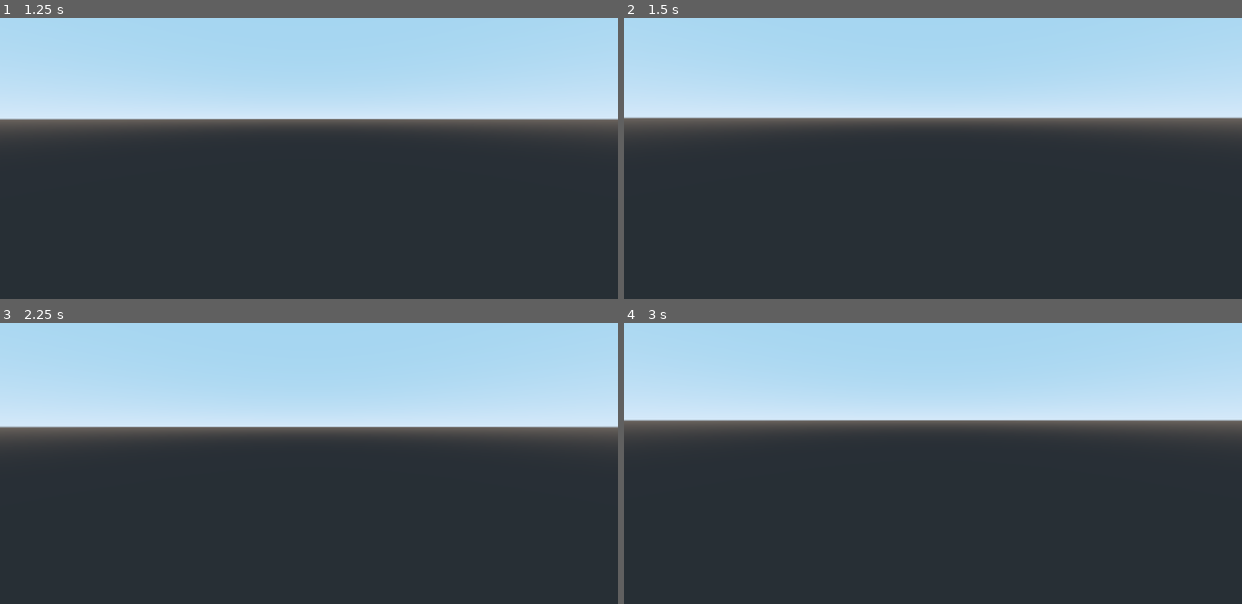
Above: before the commit, frames 1-4 (two rows, left to right).
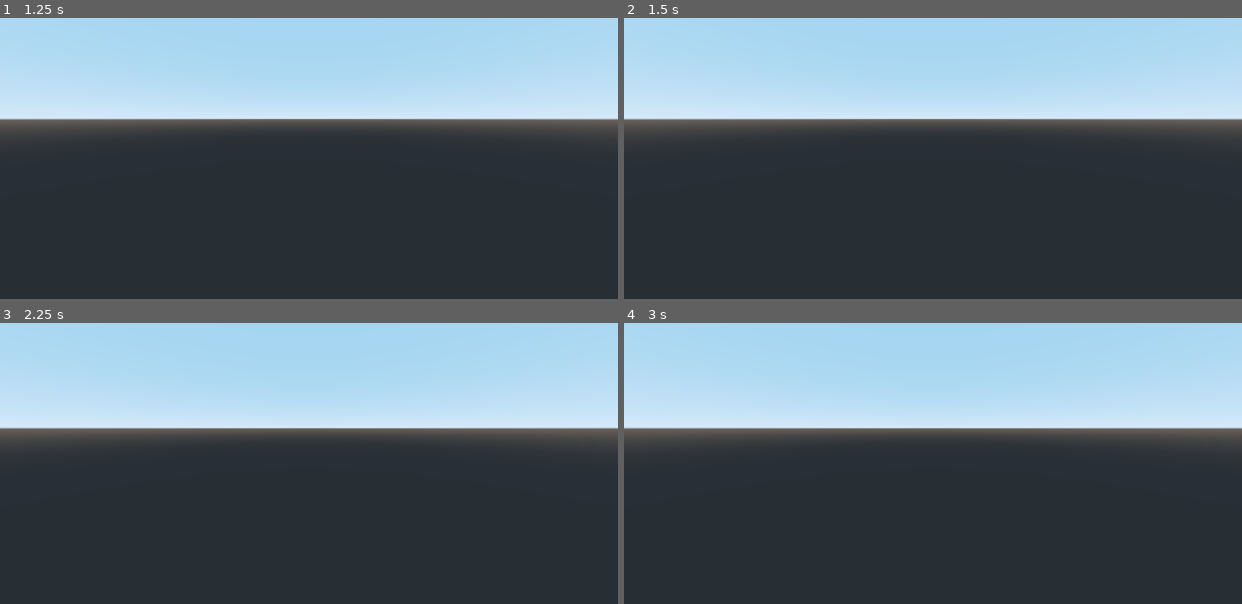
Above: after the commit, the same moments.

Repository: Libre-Hacker/Barricade
Game: Godot game, scene res://assets/player/FPSPlayer.tscn
Same seed, same stepped clock (60 frames per second), same inputs: the game is played once before the commit and once after it.
Inputs (mouse positions are in pixels of both pictures, inside the frame that each line leads up to):
- Up to frame 1 (1.25 s): tap Enter at 0.5 s; move the mouse to (339, 116) at 0.52 s; hold W (move_forward) from 0.53 s (still down); hold Shift (rotate_prop, bound only after the commit) from 0.53 s (still down); tap E (interact, bound only after the commit) at 0.6 s; tap Space (jump) at 0.77 s
- Up to frame 2 (1.5 s): keep holding W (move_forward); tap Space (jump) at 1.25 s; move the mouse to (902, 119) at 1.27 s; release Shift (rotate_prop, bound only after the commit) at 1.28 s; tap Shift (rotate_prop, bound only after the commit) at 1.35 s
- Up to frame 3 (2.25 s): keep holding W (move_forward); tap Space (jump) at 1.52 s; tap E (interact, bound only after the commit) at 1.55, 2.1 s; tap Enter at 2 s; move the mouse to (321, 415) at 2.02 s; hold Shift (rotate_prop, bound only after the commit) from 2.03 s (still down)
- Up to frame 4 (3 s): keep holding W (move_forward); tap Space (jump) at 2.75 s; move the mouse to (926, 429) at 2.77 s; release Shift (rotate_prop, bound only after the commit) at 2.78 s; tap Shift (rotate_prop, bound only after the commit) at 2.85 s

Frame 1 is identical in both runs. In frame 2, 0.8% of the frame differs, in the area x 0-100%, y 35-37%; in frame 3, 0.8%; in frame 4, 4.5%, in the area x 0-100%, y 34-40%.

Commit message:
Added: Picking up and rotating props
+ Players can pickup, drop, and throw props.
+ Players can rotate props they are holding.
< Refactoring to some scripts to be more uniform.
< Modified DevLvlFPSController

Diff:
--- /dev/null
+++ b/assets/Props/PropCrate.tscn
@@ -0,0 +1,24 @@
+[gd_scene load_steps=4 format=2]
+
+[ext_resource path="res://assets/Props/scripts/Prop.gd" type="Script" id=1]
+
+[sub_resource type="CubeMesh" id=1]
+
+[sub_resource type="BoxShape" id=2]
+
+[node name="RigidBody" type="RigidBody" groups=[
+"Props",
+]]
+collision_layer = 4
+collision_mask = 3
+angular_damp = 2.0
+script = ExtResource( 1 )
+
+[node name="MeshInstance" type="MeshInstance" parent="."]
+transform = Transform( 0.5, 0, 0, 0, 0.5, 0, 0, 0, 0.5, 0, 0, 0 )
+mesh = SubResource( 1 )
+material/0 = null
+
+[node name="CollisionShape" type="CollisionShape" parent="."]
+transform = Transform( 0.5, 0, 0, 0, 0.5, 0, 0, 0, 0.5, 0, 0, 0 )
+shape = SubResource( 2 )
--- /dev/null
+++ b/assets/Props/scripts/Prop.gd
@@ -0,0 +1,38 @@
+extends RigidBody
+
+var nodeToFollow : Node
+var isPickedUp : bool = false
+export (float, 1, 20, 0.1) var followSpeed : float = 7.5
+
+func _physics_process(_delta):
+	followPoint()
+
+# Sets class variables to enable pickup.
+# Called from outside class.
+func pickup(assignedNode):
+	if(isPickedUp == false):
+		set_collision_mask_bit(1, false) # Change collision mask so this can't be detected by other rays.
+		nodeToFollow = assignedNode
+		isPickedUp = true
+	else:
+		print("Prop already in use.")
+
+# Resets class variables to defaults.
+# Called from outside class.
+func drop():
+	set_collision_mask_bit(1, true)
+	nodeToFollow = null
+	isPickedUp = false
+
+# Moves this object to the nodeToFollow variable.
+func followPoint():
+	if(isPickedUp):
+		var moveDistance = (nodeToFollow.global_transform.origin - transform.origin)
+		linear_velocity = moveDistance * followSpeed # Use physics to detect collisions.
+
+# Rotates this object relative to the nodeToFollow.
+func rotateProp(mouseMovement):
+	var x = deg2rad(mouseMovement.y)
+	var y = deg2rad(mouseMovement.x)
+	global_rotate(nodeToFollow.transform.basis.y, y)
+	rotate(nodeToFollow.global_transform.basis.x, x)
--- a/assets/player/FPSPlayer.tscn
+++ b/assets/player/FPSPlayer.tscn
@@ -1,13 +1,16 @@
-[gd_scene load_steps=5 format=2]
+[gd_scene load_steps=6 format=2]
 
 [ext_resource path="res://assets/player/scenes/FPSCamera.tscn" type="PackedScene" id=1]
 [ext_resource path="res://assets/player/meshes/scenes/FPSMesh.tscn" type="PackedScene" id=2]
 [ext_resource path="res://assets/player/scripts/FPSController.gd" type="Script" id=3]
+[ext_resource path="res://assets/player/scripts/Interact.gd" type="Script" id=4]
 
 [sub_resource type="CapsuleShape" id=1]
 radius = 0.5
 
 [node name="FPSPlayer" type="KinematicBody"]
+collision_layer = 2
+collision_mask = 5
 script = ExtResource( 3 )
 
 [node name="CollisionShape" type="CollisionShape" parent="."]
@@ -18,4 +21,15 @@
 transform = Transform( -1, 0, -1.50996e-07, 0, 1, 0, 1.50996e-07, 0, -1, 0, 1.8, 0 )
 playerNodePath = NodePath("..")
 
+[node name="InteractionRayCast" type="RayCast" parent="Camera"]
+transform = Transform( -1, 0, 1.50996e-07, 0, 1, 0, -1.50996e-07, 0, -1, 0, 0, 0 )
+enabled = true
+cast_to = Vector3( 0, 0, 2 )
+collision_mask = 4
+script = ExtResource( 4 )
+ignoreOwner = true
+
+[node name="HoldPoint" type="Position3D" parent="Camera/InteractionRayCast"]
+transform = Transform( -1, 0, -1.50996e-07, 0, 1, 0, 1.50996e-07, 0, -1, 3.01992e-07, 0, 2 )
+
 [node name="FPSMesh" parent="." instance=ExtResource( 2 )]
--- /dev/null
+++ b/assets/player/scenes/InteractionRayCast.tscn
@@ -0,0 +1,14 @@
+[gd_scene load_steps=2 format=2]
+
+[ext_resource path="res://assets/player/scripts/Interact.gd" type="Script" id=1]
+
+[node name="InteractionRayCast" type="RayCast"]
+transform = Transform( -1, 0, 1.50996e-07, 0, 1, 0, -1.50996e-07, 0, -1, 0, 0, 0 )
+enabled = true
+cast_to = Vector3( 0, 0, 2 )
+collision_mask = 4
+script = ExtResource( 1 )
+maxInteractionDistance = 2.5
+ignoreOwner = true
+
+[node name="HoldPoint" type="Position3D" parent="."]
--- a/assets/player/scripts/FPSCamera.gd
+++ b/assets/player/scripts/FPSCamera.gd
@@ -1,8 +1,8 @@
 extends Camera
 
 export var mounseSensitivity : float = 0.1
-export(float, 0, 90, 0.1) var maxLookUp = 90
-export(float, -90, 0, 0.1) var minLookDown = -90
+export(float, 0, 90, 0.1) var maxLookUp : float= 90
+export(float, -90, 0, 0.1) var minLookDown : float = -90
 
 export(NodePath) var playerNodePath : NodePath
 onready var player = get_node(playerNodePath)
@@ -12,7 +12,7 @@
 
 # Gets mouse input and calls corresponding function.
 func _input(event):
-	if event is InputEventMouseMotion:
+	if(event is InputEventMouseMotion and Input.is_action_pressed("rotate_prop") == false):
 		VerticalLook(event.relative.y)
 		HorizontalLook(event.relative.x)
 
--- a/assets/player/scripts/FPSController.gd
+++ b/assets/player/scripts/FPSController.gd
@@ -12,7 +12,7 @@
 # Move this object.
 func move():
 	calculate_movement()
-	move_and_slide(velocity, Vector3.UP, true)
+	move_and_slide(velocity, Vector3.UP, true, 4, 0.35, false)
 
 # Calculates this objects velocity.
 func calculate_movement():
--- /dev/null
+++ b/assets/player/scripts/Interact.gd
@@ -0,0 +1,55 @@
+extends RayCast
+
+var isInteracting : bool = false
+var usingNode : Node
+
+export (float, 0, 20, 0.1) var maxInteractionDistance : float = 4
+export (float, 0.01, 1, 0.01) var rotateSensitivity : float = 0.1
+export var ignoreOwner : bool = false
+export (Array, NodePath) var nodeExceptions
+
+func _ready():
+	setExceptions()
+
+func _process(_delta):
+	endInteract() # Call this first or we will immediately end the interaction.
+	startInteract()
+
+func _input(event):
+	if (event is InputEventMouseMotion):
+		mouseRotate(event.relative.x, event.relative.y)
+
+func mouseRotate(mouseX, mouseY):
+	if(isInteracting == false):
+		return
+	if(Input.is_action_pressed("rotate_prop")):
+		var mouseMovement = Vector3(mouseX * rotateSensitivity, mouseY * rotateSensitivity, 0)
+		mouseMovement.normalized()
+		usingNode.call("rotateProp", mouseMovement)
+
+# Sets any raycast exceptions set via the inspector.
+func setExceptions():
+	if(ignoreOwner):
+		add_exception(get_owner())
+	for node in nodeExceptions:
+		add_exception(node)
+
+# Sets the class variables and calls the hit objects "interact" function.
+func startInteract():
+	if(is_colliding() == false):
+		return
+	if(get_collider().is_in_group("Props") and Input.is_action_just_pressed("interact")):
+		usingNode = get_collider()
+		usingNode.call("pickup", get_node("HoldPoint"))
+		isInteracting = true
+		enabled = false
+
+# Resets our variables to their default
+func endInteract():
+	if(isInteracting == false):
+		return
+	if(Input.is_action_just_pressed("interact") or global_transform.origin.distance_to(usingNode.transform.origin) > maxInteractionDistance):
+		usingNode.call("drop")
+		usingNode = null
+		isInteracting = false
+		enabled = true
--- a/project.godot
+++ b/project.godot
@@ -13,6 +13,10 @@
 config/name="Barricade"
 run/main_scene="res://assets/player/FPSPlayer.tscn"
 config/icon="res://~sandbox/sprites/icon.png"
+
+[debug]
+
+gdscript/completion/autocomplete_setters_and_getters=true
 
 [gdnative]
 
@@ -45,6 +49,21 @@
 "events": [ Object(InputEventKey,"resource_local_to_scene":false,"resource_name":"","device":0,"alt":false,"shift":false,"control":false,"meta":false,"command":false,"pressed":false,"scancode":32,"unicode":0,"echo":false,"script":null)
  ]
 }
+interact={
+"deadzone": 0.5,
+"events": [ Object(InputEventKey,"resource_local_to_scene":false,"resource_name":"","device":0,"alt":false,"shift":false,"control":false,"meta":false,"command":false,"pressed":false,"scancode":69,"unicode":0,"echo":false,"script":null)
+ ]
+}
+m={
+"deadzone": 0.5,
+"events": [ Object(InputEventKey,"resource_local_to_scene":false,"resource_name":"","device":0,"alt":false,"shift":false,"control":false,"meta":false,"command":false,"pressed":false,"scancode":77,"unicode":0,"echo":false,"script":null)
+ ]
+}
+rotate_prop={
+"deadzone": 0.5,
+"events": [ Object(InputEventKey,"resource_local_to_scene":false,"resource_name":"","device":0,"alt":false,"shift":false,"control":false,"meta":false,"command":false,"pressed":false,"scancode":16777237,"unicode":0,"echo":false,"script":null)
+ ]
+}
 
 [physics]
 
--- a/~sandbox/levels/DevLvlFPSControler.tscn
+++ b/~sandbox/levels/DevLvlFPSControler.tscn
@@ -1,16 +1,16 @@
-[gd_scene load_steps=11 format=2]
+[gd_scene load_steps=15 format=2]
 
 [ext_resource path="res://assets/player/FPSPlayer.tscn" type="PackedScene" id=1]
 [ext_resource path="res://assets/Prototyping/Materials/DevgridDarkFloor.tres" type="Material" id=2]
 [ext_resource path="res://assets/Prototyping/Materials/DevgridDarkWall.tres" type="Material" id=3]
 [ext_resource path="res://assets/prototyping/materials/DevgridDarkFloor.tres" type="Material" id=4]
-
-[sub_resource type="BoxShape" id=3]
+[ext_resource path="res://assets/Props/PropCrate.tscn" type="PackedScene" id=5]
+
+[sub_resource type="BoxShape" id=1]
 
 [sub_resource type="CubeMesh" id=2]
 
-[sub_resource type="Animation" id=1]
-resource_name = "Move Platform"
+[sub_resource type="Animation" id=3]
 length = 8.0
 loop = true
 tracks/0/type = "value"
@@ -47,10 +47,17 @@
 "values": [ Vector3( 36, 0.25, -10.25 ), Vector3( 36, 5, -10.25 ) ]
 }
 
+[sub_resource type="BoxShape" id=7]
+
+[sub_resource type="CubeMesh" id=8]
+
+[sub_resource type="SpatialMaterial" id=9]
+albedo_color = Color( 0.482353, 0.0235294, 0.0235294, 1 )
+
 [node name="Spatial" type="Spatial"]
 
 [node name="FPSPlayer" parent="." instance=ExtResource( 1 )]
-transform = Transform( 1, 0, 0, 0, 1, 0, 0, 0, 1, 0, 1, 0 )
+collision_mask = 1
 
 [node name="WorldGeometry" type="CSGCombiner" parent="."]
 use_collision = true
@@ -474,7 +481,7 @@
 
 [node name="CollisionShape" type="CollisionShape" parent="WorldGeometry/KinematicBody"]
 transform = Transform( 1, 0, 0, 0, 0.2, 0, 0, 0, 1, 0, 0, 0 )
-shape = SubResource( 3 )
+shape = SubResource( 1 )
 
 [node name="MeshInstance" type="MeshInstance" parent="WorldGeometry/KinematicBody"]
 transform = Transform( 1, 0, 0, 0, 0.2, 0, 0, 0, 1, 0, 0, 0 )
@@ -484,7 +491,7 @@
 [node name="AnimationPlayer" type="AnimationPlayer" parent="WorldGeometry/KinematicBody/MeshInstance"]
 pause_mode = 2
 autoplay = "Move Platform"
-"anims/Move Platform" = SubResource( 1 )
+"anims/Move Platform" = SubResource( 3 )
 
 [node name="KinematicBody2" type="KinematicBody" parent="WorldGeometry"]
 transform = Transform( 1, 0, 0, 0, 1, 0, 0, 0, 1, 36, 2.44272, -10.25 )
@@ -502,4 +509,20 @@
 autoplay = "Moving Platform"
 "anims/Moving Platform" = SubResource( 6 )
 
+[node name="RigidBody" parent="." instance=ExtResource( 5 )]
+transform = Transform( 1, 0, 0, 0, 1, 0, 0, 0, 1, 0, 2.14986, -8.5 )
+linear_damp = 0.25
+
+[node name="StaticBody" type="StaticBody" parent="."]
+transform = Transform( 1, 0, 0, 0, 1, 0, 0, 0, 1, 0, 0, -2.25 )
+
+[node name="CollisionShape" type="CollisionShape" parent="StaticBody"]
+transform = Transform( 3.4, 0, 0, 0, 2.8, 0, 0, 0, 0.2, 0, 1.12093, -12.75 )
+shape = SubResource( 7 )
+
+[node name="Wall" type="MeshInstance" parent="StaticBody"]
+transform = Transform( 3.4, 0, 0, 0, 2.8, 0, 0, 0, 0.2, 0, 1.12093, -12.75 )
+mesh = SubResource( 8 )
+material/0 = SubResource( 9 )
+
 [editable path="FPSPlayer"]
